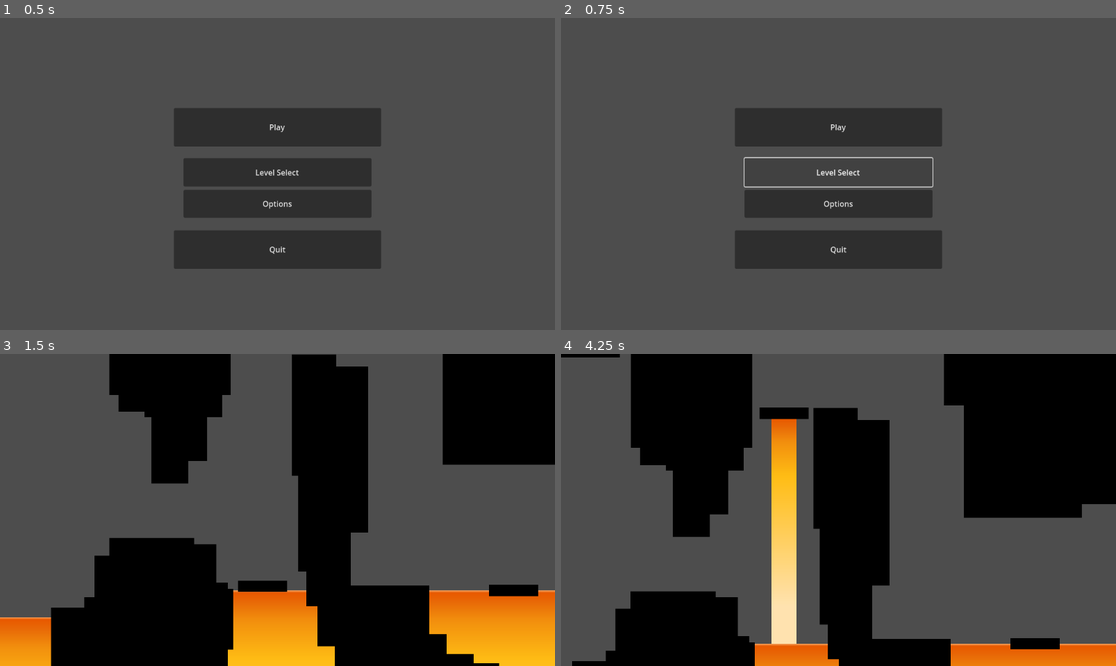
Above: before the commit, frames 1-4 (two rows, left to right).
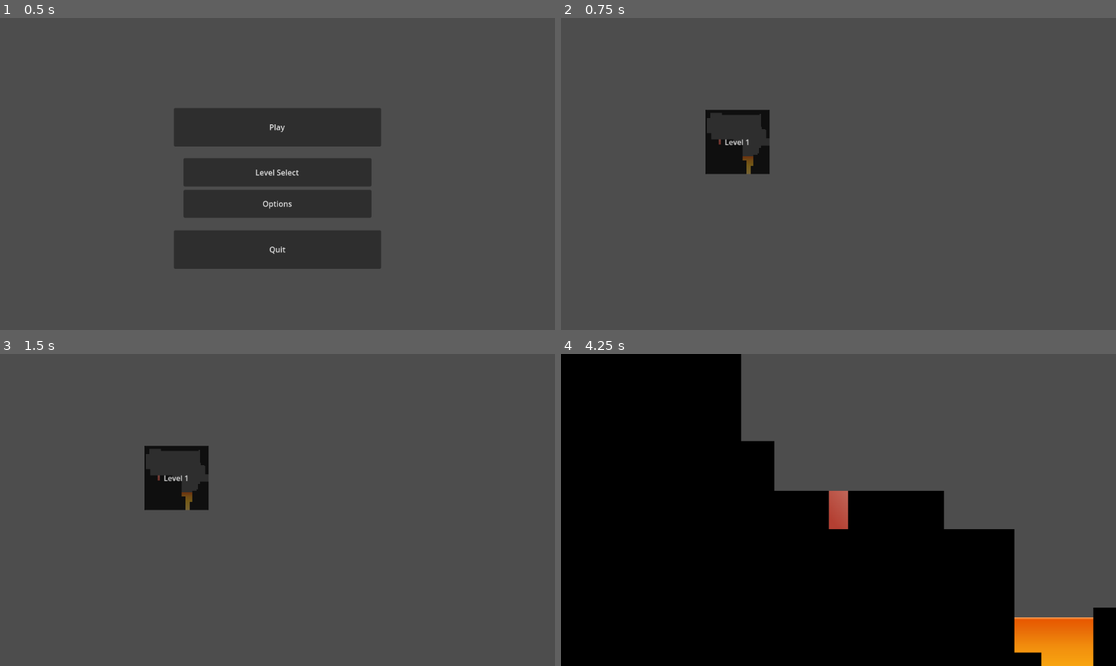
Above: after the commit, the same moments.

Repository: FatalUserK/Platformer-Godot-Test
Game: Godot game, scene res://MainMenu.tscn
Two runs of this game, one before a commit and one after it. Both use one fixed random seed, a clock stepped at 60 frames per second and the inputs below.
Inputs (mouse positions are in pixels of both pictures, inside the frame that each line leads up to):
- Up to frame 1 (0.5 s): no input
- Up to frame 2 (0.75 s): click "Level Select" at 0.5 s
- Up to frame 3 (1.5 s): click (277, 463) at 1.25 s, where only the run before the commit has a clickable "Play"
- Up to frame 4 (4.25 s): click (738, 478) at 2 s, where only the run after the commit has a clickable "Level 1"; hold D (RIGHT) from 2.78 s (still down); tap Space (JUMP) at 3.02, 3.77 s

Frame 1 is identical in both runs. In frame 2, 13% of the frame differs, in the area x 26-69%, y 28-81%; in frame 3, 51%; in frame 4, 61%, in the area x 0-100%, y 0-100%.

Commit message:
FINISHED ENOUGH FOR ASSIGNMENT!!!!!!!!!!!!!!!!!!!!!!!!

Diff:
--- /dev/null
+++ b/Level Select.gd
@@ -0,0 +1,16 @@
+extends Node2D
+
+
+# Called when the node enters the scene tree for the first time.
+func _ready():
+	pass # Replace with function body.
+
+
+# Called every frame. 'delta' is the elapsed time since the previous frame.
+func _process(delta):
+	pass
+
+
+func Level1Pressed():
+	get_tree().change_scene_to_file("res://Levels/Level 1.tscn")
+	pass # Replace with function body.
--- /dev/null
+++ b/Level Select.tscn
@@ -0,0 +1,22 @@
+[gd_scene load_steps=3 format=3 uid="uid://dnt6ihsannp2u"]
+
+[ext_resource type="Script" path="res://Level Select.gd" id="1_bakei"]
+[ext_resource type="Texture2D" uid="uid://dryhnfsrwpgtf" path="res://Screenshot 2024-06-14 170854.png" id="2_ldxxo"]
+
+[node name="LevelSelect" type="Node2D"]
+script = ExtResource("1_bakei")
+
+[node name="Screenshot2024-06-14170854" type="Sprite2D" parent="."]
+position = Vector2(366.625, 257.375)
+scale = Vector2(0.131046, 0.131046)
+texture = ExtResource("2_ldxxo")
+
+[node name="Button" type="Button" parent="Screenshot2024-06-14170854"]
+offset_left = -508.408
+offset_top = -506.5
+offset_right = -371.408
+offset_bottom = -369.5
+scale = Vector2(7.40186, 7.40186)
+text = "Level 1"
+
+[connection signal="pressed" from="Screenshot2024-06-14170854/Button" to="." method="Level1Pressed"]
--- a/Levels/Level 1.tscn
+++ b/Levels/Level 1.tscn
@@ -10,6 +10,8 @@
 [ext_resource type="Animation" uid="uid://cerrmcy6rubc" path="res://RESET.res" id="7_ppuq1"]
 [ext_resource type="PackedScene" uid="uid://bney2awm6pcac" path="res://Objects/Interactive/Rising Magma Platform.tscn" id="7_the4b"]
 [ext_resource type="Animation" uid="uid://sykn1nfrdnu4" path="res://Float_your_Boat.res" id="8_f4l7y"]
+[ext_resource type="PackedScene" uid="uid://bnllj60um5gfg" path="res://Objects/Interactive/Level End.tscn" id="11_1evjp"]
+[ext_resource type="PackedScene" uid="uid://cf61yvcsnj5p7" path="res://Objects/Interactive/Checkpoint.tscn" id="11_dptcd"]
 
 [sub_resource type="Animation" id="Animation_kvew2"]
 resource_name = "Rise_and_Fall"
@@ -55,7 +57,7 @@
 
 [node name="Level" type="Node" parent="."]
 
-[node name="Hazards" type="Node" parent="Level"]
+[node name="Hazards" type="Node2D" parent="Level"]
 
 [node name="Magma" parent="Level/Hazards" instance=ExtResource("6_waqbb")]
 position = Vector2(492.5, 509.5)
@@ -69,7 +71,11 @@
 position = Vector2(2945, 520)
 scale = Vector2(23.3437, 8.95313)
 
-[node name="Level Geometry" type="Node" parent="Level"]
+[node name="Magma4" parent="Level/Hazards" instance=ExtResource("6_waqbb")]
+position = Vector2(3930, 404.25)
+scale = Vector2(23.3437, 12.5234)
+
+[node name="Level Geometry" type="Node2D" parent="Level"]
 
 [node name="Block6" parent="Level/Level Geometry" instance=ExtResource("2_kogfk")]
 position = Vector2(739, 362.375)
@@ -95,6 +101,18 @@
 position = Vector2(1199.06, 219.875)
 scale = Vector2(3.6289, 1.96094)
 
+[node name="Block124" parent="Level/Level Geometry" instance=ExtResource("2_kogfk")]
+position = Vector2(1538.44, 120.688)
+scale = Vector2(1.76758, 0.583985)
+
+[node name="Block125" parent="Level/Level Geometry" instance=ExtResource("2_kogfk")]
+position = Vector2(1732, 131)
+scale = Vector2(1.76758, 0.583985)
+
+[node name="Block126" parent="Level/Level Geometry" instance=ExtResource("2_kogfk")]
+position = Vector2(1939, 123)
+scale = Vector2(1.76758, 0.583985)
+
 [node name="Block40" parent="Level/Level Geometry" instance=ExtResource("2_kogfk")]
 position = Vector2(1106, 95.75)
 scale = Vector2(1.43945, 3.24609)
@@ -224,24 +242,88 @@
 scale = Vector2(1.49805, 1.25066)
 
 [node name="Block78" parent="Level/Level Geometry" instance=ExtResource("2_kogfk")]
-position = Vector2(3139, 123)
-scale = Vector2(1.49805, 1.25066)
+position = Vector2(3139, 166.989)
+scale = Vector2(1.49805, 2.62533)
 
 [node name="Block82" parent="Level/Level Geometry" instance=ExtResource("2_kogfk")]
-position = Vector2(3202.97, 129.01)
-scale = Vector2(1.28028, 0.750328)
+position = Vector2(3202.97, 158)
+scale = Vector2(1.28028, 1.65626)
 
 [node name="Block79" parent="Level/Level Geometry" instance=ExtResource("2_kogfk")]
 position = Vector2(3207, 73.0105)
 scale = Vector2(1.49805, 0.812828)
 
 [node name="Block80" parent="Level/Level Geometry" instance=ExtResource("2_kogfk")]
-position = Vector2(3229, 12.0053)
-scale = Vector2(1.49805, 1.34391)
+position = Vector2(3229, -46.5)
+scale = Vector2(1.49805, 4.39063)
+
+[node name="Block95" parent="Level/Level Geometry" instance=ExtResource("2_kogfk")]
+position = Vector2(3289, -175.25)
+scale = Vector2(1.875, 4.52344)
+
+[node name="Block98" parent="Level/Level Geometry" instance=ExtResource("2_kogfk")]
+position = Vector2(3351, -267)
+scale = Vector2(0.281249, 0.621094)
+
+[node name="Block99" parent="Level/Level Geometry" instance=ExtResource("2_kogfk")]
+position = Vector2(3353, -192)
+scale = Vector2(0.281249, 0.621094)
+
+[node name="Block97" parent="Level/Level Geometry" instance=ExtResource("2_kogfk")]
+position = Vector2(3306, -425)
+scale = Vector2(1.93653, 4.52344)
+
+[node name="Block100" parent="Level/Level Geometry" instance=ExtResource("2_kogfk")]
+position = Vector2(3401, -438)
+scale = Vector2(1.93653, 4.52344)
+
+[node name="Block101" parent="Level/Level Geometry" instance=ExtResource("2_kogfk")]
+position = Vector2(3352.26, -683.25)
+scale = Vector2(4.57764, 3.60547)
+
+[node name="Block102" parent="Level/Level Geometry" instance=ExtResource("2_kogfk")]
+position = Vector2(3186.74, -789.625)
+scale = Vector2(4.57764, 3.60547)
+
+[node name="Block116" parent="Level/Level Geometry" instance=ExtResource("2_kogfk")]
+position = Vector2(3144, -643.938)
+scale = Vector2(2.71069, 1.95899)
+
+[node name="Block117" parent="Level/Level Geometry" instance=ExtResource("2_kogfk")]
+position = Vector2(3063.74, -619.625)
+scale = Vector2(1.04285, 0.870118)
+
+[node name="Block118" parent="Level/Level Geometry" instance=ExtResource("2_kogfk")]
+position = Vector2(2888.31, -439.078)
+scale = Vector2(2.45892, 0.841309)
+
+[node name="Block119" parent="Level/Level Geometry" instance=ExtResource("2_kogfk")]
+position = Vector2(2833, -462)
+scale = Vector2(2.45892, 0.841309)
+
+[node name="Block103" parent="Level/Level Geometry" instance=ExtResource("2_kogfk")]
+position = Vector2(3155.63, -1001.63)
+scale = Vector2(10.6991, 6.82422)
+
+[node name="Block104" parent="Level/Level Geometry" instance=ExtResource("2_kogfk")]
+position = Vector2(2675.74, -1058.63)
+scale = Vector2(4.57764, 3.60547)
+
+[node name="Block105" parent="Level/Level Geometry" instance=ExtResource("2_kogfk")]
+position = Vector2(2092.74, -1105.63)
+scale = Vector2(14.1482, 5.91797)
+
+[node name="Block96" parent="Level/Level Geometry" instance=ExtResource("2_kogfk")]
+position = Vector2(3318, -107)
+scale = Vector2(1.49805, 3.14844)
+
+[node name="Block94" parent="Level/Level Geometry" instance=ExtResource("2_kogfk")]
+position = Vector2(3209.53, -10.4974)
+scale = Vector2(1.0459, 3.20321)
 
 [node name="Block81" parent="Level/Level Geometry" instance=ExtResource("2_kogfk")]
-position = Vector2(3225.97, 86)
-scale = Vector2(1.28027, 1.34391)
+position = Vector2(3225.97, 101.997)
+scale = Vector2(1.28027, 1.84383)
 
 [node name="Block76" parent="Level/Level Geometry" instance=ExtResource("2_kogfk")]
 position = Vector2(2959.53, 267)
@@ -384,8 +466,108 @@
 scale = Vector2(3.82422, 5.17871)
 
 [node name="Block58" parent="Level/Level Geometry" instance=ExtResource("2_kogfk")]
-position = Vector2(1859.81, -442)
+position = Vector2(1844.81, -442)
+scale = Vector2(6.0684, 5.17871)
+
+[node name="Block92" parent="Level/Level Geometry" instance=ExtResource("2_kogfk")]
+position = Vector2(2000, -331)
+scale = Vector2(1.44045, 1.3706)
+
+[node name="Block83" parent="Level/Level Geometry" instance=ExtResource("2_kogfk")]
+position = Vector2(2300, -480)
 scale = Vector2(6.53711, 5.17871)
+
+[node name="Block106" parent="Level/Level Geometry" instance=ExtResource("2_kogfk")]
+position = Vector2(2380.41, -352.141)
+scale = Vector2(4.14355, 1.71436)
+
+[node name="Block84" parent="Level/Level Geometry" instance=ExtResource("2_kogfk")]
+position = Vector2(2607, -378)
+scale = Vector2(6.53711, 5.17871)
+
+[node name="Block85" parent="Level/Level Geometry" instance=ExtResource("2_kogfk")]
+position = Vector2(2800, -269)
+scale = Vector2(6.53711, 5.17871)
+
+[node name="Block88" parent="Level/Level Geometry" instance=ExtResource("2_kogfk")]
+position = Vector2(2690.91, -246.141)
+scale = Vector2(5.62793, 2.33935)
+
+[node name="Block89" parent="Level/Level Geometry" instance=ExtResource("2_kogfk")]
+position = Vector2(2496.05, -541)
+scale = Vector2(1.50147, 2.33935)
+
+[node name="Block107" parent="Level/Level Geometry" instance=ExtResource("2_kogfk")]
+position = Vector2(2606.98, -492)
+scale = Vector2(2.28198, 2.33935)
+
+[node name="Block108" parent="Level/Level Geometry" instance=ExtResource("2_kogfk")]
+position = Vector2(2695, -519)
+scale = Vector2(2.28198, 2.33935)
+
+[node name="Block110" parent="Level/Level Geometry" instance=ExtResource("2_kogfk")]
+position = Vector2(2633.74, -932.625)
+scale = Vector2(1.4535, 2.33935)
+
+[node name="Block120" parent="Level/Level Geometry" instance=ExtResource("2_kogfk")]
+position = Vector2(2142.74, -899.625)
+scale = Vector2(1.36737, 1.0603)
+
+[node name="Block121" parent="Level/Level Geometry" instance=ExtResource("2_kogfk")]
+position = Vector2(2215.36, -925.625)
+scale = Vector2(3.19931, 1.0603)
+
+[node name="Block122" parent="Level/Level Geometry" instance=ExtResource("2_kogfk")]
+position = Vector2(2101.93, -839.59)
+scale = Vector2(1.47466, 1.3739)
+
+[node name="Block123" parent="Level/Level Geometry" instance=ExtResource("2_kogfk")]
+position = Vector2(2111.91, -612)
+scale = Vector2(2.0342, 1.3739)
+
+[node name="Block113" parent="Level/Level Geometry" instance=ExtResource("2_kogfk")]
+position = Vector2(2698.74, -943.195)
+scale = Vector2(1.4535, 1.45093)
+
+[node name="Block114" parent="Level/Level Geometry" instance=ExtResource("2_kogfk")]
+position = Vector2(2810.74, -911.625)
+scale = Vector2(1.4535, 1.45093)
+
+[node name="Block111" parent="Level/Level Geometry" instance=ExtResource("2_kogfk")]
+position = Vector2(2668.99, -884.625)
+scale = Vector2(1.14862, 2.33935)
+
+[node name="Block112" parent="Level/Level Geometry" instance=ExtResource("2_kogfk")]
+position = Vector2(2643.74, -828.625)
+scale = Vector2(0.511812, 1.65405)
+
+[node name="Block115" parent="Level/Level Geometry" instance=ExtResource("2_kogfk")]
+position = Vector2(2630.74, -786.625)
+scale = Vector2(0.329602, 0.983275)
+
+[node name="Block109" parent="Level/Level Geometry" instance=ExtResource("2_kogfk")]
+position = Vector2(2970.74, -777.625)
+scale = Vector2(2.28198, 2.33935)
+
+[node name="Block90" parent="Level/Level Geometry" instance=ExtResource("2_kogfk")]
+position = Vector2(2453.95, -300)
+scale = Vector2(2.22022, 2.33935)
+
+[node name="Block91" parent="Level/Level Geometry" instance=ExtResource("2_kogfk")]
+position = Vector2(2598, -196)
+scale = Vector2(2.22022, 2.33935)
+
+[node name="Block86" parent="Level/Level Geometry" instance=ExtResource("2_kogfk")]
+position = Vector2(2937, -205)
+scale = Vector2(3.4873, 3.65185)
+
+[node name="Block87" parent="Level/Level Geometry" instance=ExtResource("2_kogfk")]
+position = Vector2(2988.2, -159)
+scale = Vector2(2.99365, 3.65185)
+
+[node name="Block93" parent="Level/Level Geometry" instance=ExtResource("2_kogfk")]
+position = Vector2(3058.9, -182)
+scale = Vector2(1.05933, 3.65185)
 
 [node name="Block16" parent="Level/Level Geometry" instance=ExtResource("2_kogfk")]
 position = Vector2(804.75, -284.438)
@@ -399,7 +581,7 @@
 position = Vector2(776.75, -135.937)
 scale = Vector2(1.19531, 2.5293)
 
-[node name="PlayerStart" type="Node" parent="Level"]
+[node name="PlayerStart" type="Node2D" parent="Level"]
 
 [node name="Fake" parent="Level/PlayerStart" instance=ExtResource("5_shdss")]
 position = Vector2(-8, 60)
@@ -423,7 +605,7 @@
 position = Vector2(4, 60)
 vanish_on_start = true
 
-[node name="Interactive" type="Node" parent="Level"]
+[node name="Interactive" type="Node2D" parent="Level"]
 
 [node name="RisingMagmaPlatform" parent="Level/Interactive" instance=ExtResource("7_the4b")]
 position = Vector2(969, 167)
@@ -435,7 +617,7 @@
 autoplay = "RESET"
 
 [node name="RisingMagmaPlatform2" parent="Level/Interactive" instance=ExtResource("7_the4b")]
-position = Vector2(1490.16, 167)
+position = Vector2(1387, 167)
 
 [node name="AnimationPlayer" type="AnimationPlayer" parent="Level/Interactive/RisingMagmaPlatform2"]
 libraries = {
@@ -443,12 +625,20 @@
 }
 autoplay = "FyB"
 
+[node name="LevelEnd" parent="Level/Interactive" instance=ExtResource("11_1evjp")]
+position = Vector2(2231, -726)
+
+[node name="Area2D" parent="Level/Interactive" instance=ExtResource("11_dptcd")]
+position = Vector2(2252, 97)
+
+[node name="Area2D2" parent="Level/Interactive" instance=ExtResource("11_dptcd")]
+position = Vector2(1256, 176)
+
 [node name="Player" parent="." instance=ExtResource("1_8ypq1")]
 z_index = 1
 disable_player_frames = 120
 
 [node name="Camera2D" type="Camera2D" parent="Player"]
-offset = Vector2(1000, 0)
 position_smoothing_enabled = true
 position_smoothing_speed = 10.0
 
@@ -457,3 +647,11 @@
 z_index = 3
 position = Vector2(796, 119)
 disable_player_frames = -1
+
+[node name="Platform" parent="." instance=ExtResource("4_odhyo")]
+position = Vector2(3135, -83.5)
+scale = Vector2(1.35938, 0.546875)
+
+[node name="Platform2" parent="." instance=ExtResource("4_odhyo")]
+position = Vector2(3160.75, -266)
+scale = Vector2(2.22657, 0.546875)
--- a/MainMenu.gd
+++ b/MainMenu.gd
@@ -9,7 +9,7 @@
 
 
 func _on_level_select_pressed():
-	get_tree().change_scene_to_file("res://Levels/Level Select.tscn")
+	get_tree().change_scene_to_file("res://Level Select.tscn")
 
 
 func _on_options_pressed():
--- /dev/null
+++ b/Objects/Interactive/Checkpoint.tscn
@@ -0,0 +1,10 @@
+[gd_scene load_steps=2 format=3 uid="uid://cf61yvcsnj5p7"]
+
+[sub_resource type="RectangleShape2D" id="RectangleShape2D_qipdx"]
+
+[node name="Area2D" type="Area2D" groups=["Checkpoint"]]
+scale = Vector2(5.51073, 5.51073)
+
+[node name="CollisionShape2D" type="CollisionShape2D" parent="."]
+visible = false
+shape = SubResource("RectangleShape2D_qipdx")
--- /dev/null
+++ b/Objects/Interactive/Level End.tscn
@@ -0,0 +1,65 @@
+[gd_scene load_steps=7 format=3 uid="uid://bnllj60um5gfg"]
+
+[sub_resource type="Gradient" id="Gradient_jku23"]
+colors = PackedColorArray(0.485571, 1, 0.999287, 1, 1, 1, 1, 1)
+
+[sub_resource type="GradientTexture2D" id="GradientTexture2D_jbedi"]
+gradient = SubResource("Gradient_jku23")
+fill = 1
+fill_from = Vector2(0.5, 0.5)
+
+[sub_resource type="Animation" id="Animation_x6wo8"]
+length = 0.001
+tracks/0/type = "value"
+tracks/0/imported = false
+tracks/0/enabled = true
+tracks/0/path = NodePath("Sprite2D:rotation")
+tracks/0/interp = 1
+tracks/0/loop_wrap = true
+tracks/0/keys = {
+"times": PackedFloat32Array(0),
+"transitions": PackedFloat32Array(1),
+"update": 0,
+"values": [0.0]
+}
+
+[sub_resource type="Animation" id="Animation_vbykj"]
+resource_name = "rotaté"
+loop_mode = 1
+tracks/0/type = "value"
+tracks/0/imported = false
+tracks/0/enabled = true
+tracks/0/path = NodePath("Sprite2D:rotation")
+tracks/0/interp = 1
+tracks/0/loop_wrap = true
+tracks/0/keys = {
+"times": PackedFloat32Array(0, 0.5, 1),
+"transitions": PackedFloat32Array(1, 1, 1),
+"update": 0,
+"values": [0.0, 0.785398, 1.5708]
+}
+
+[sub_resource type="AnimationLibrary" id="AnimationLibrary_cys1k"]
+_data = {
+"RESET": SubResource("Animation_x6wo8"),
+"rotaté": SubResource("Animation_vbykj")
+}
+
+[sub_resource type="CircleShape2D" id="CircleShape2D_s3cg7"]
+radius = 45.0
+
+[node name="LevelEnd" type="Area2D" groups=["LevelFinish"]]
+
+[node name="Sprite2D" type="Sprite2D" parent="."]
+texture = SubResource("GradientTexture2D_jbedi")
+
+[node name="AnimationPlayer" type="AnimationPlayer" parent="Sprite2D"]
+root_node = NodePath("../..")
+libraries = {
+"": SubResource("AnimationLibrary_cys1k")
+}
+autoplay = "rotaté"
+
+[node name="CollisionShape2D" type="CollisionShape2D" parent="."]
+visible = false
+shape = SubResource("CircleShape2D_s3cg7")
--- a/Objects/Level Geometry/Block.tscn
+++ b/Objects/Level Geometry/Block.tscn
@@ -17,5 +17,4 @@
 
 [node name="CollisionShape2D" type="CollisionShape2D" parent="StaticBody2D"]
 visible = false
-scale = Vector2(1, 1)
 shape = SubResource("RectangleShape2D_6qylm")
--- a/Objects/Player.gd
+++ b/Objects/Player.gd
@@ -17,6 +17,10 @@
 	print_debug("AREA COLLISION DETECTED!!!!!!!!!!!!!!!")
 	if area.is_in_group("magma"):
 		perish()
+	else: if area.is_in_group("LevelFinish"):
+		get_tree().change_scene_to_file("res://MainMenu.tscn")
+	else: if area.is_in_group("Checkpoint"):
+		respawn_point = position
 	pass
 
 func perish(type = "magma"):
Not shown: 1 places in Levels/Level 1.tscn that only renumber resources
Binary file changed: Screenshot 2024-06-14 170854.png
Not shown, added: build/index.apple-touch-icon.png.import
Not shown, added: build/index.icon.png.import
Not shown, added: build/index.png.import
Binary file added: index.apple-touch-icon.png
Not shown, added: index.apple-touch-icon.png.import
Binary file added: index.icon.png
Not shown, added: index.icon.png.import
Binary file added: index.png
Not shown, added: index.png.import
Not shown, added: build/game.zip
(and 15 more such lines)
